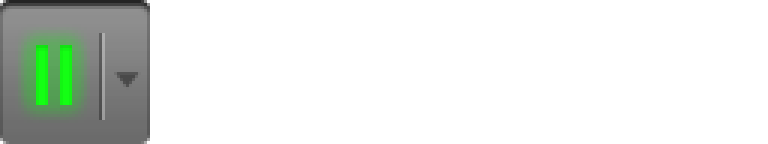
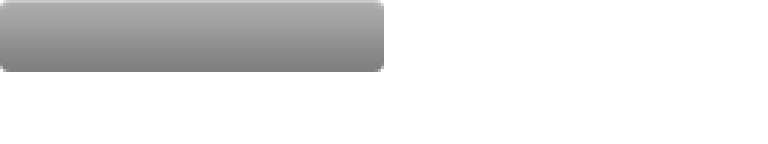
Before/after of a 768px x 144px layered artwork. What changed in the layer stack:
hid group "Pause" (13 layers) over left=0, top=0, right=150, bottom=144
added layer "btn_128x24" above "btn_128x24_h" over left=0, top=0, right=384, bottom=72
